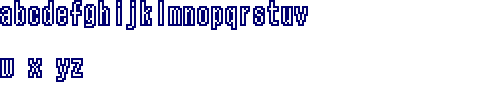
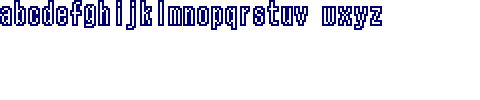
Layered file, before and after one edit (480px x 100px). Changes by layer:
painted on "Layer" over (0, 6, 382, 82)
